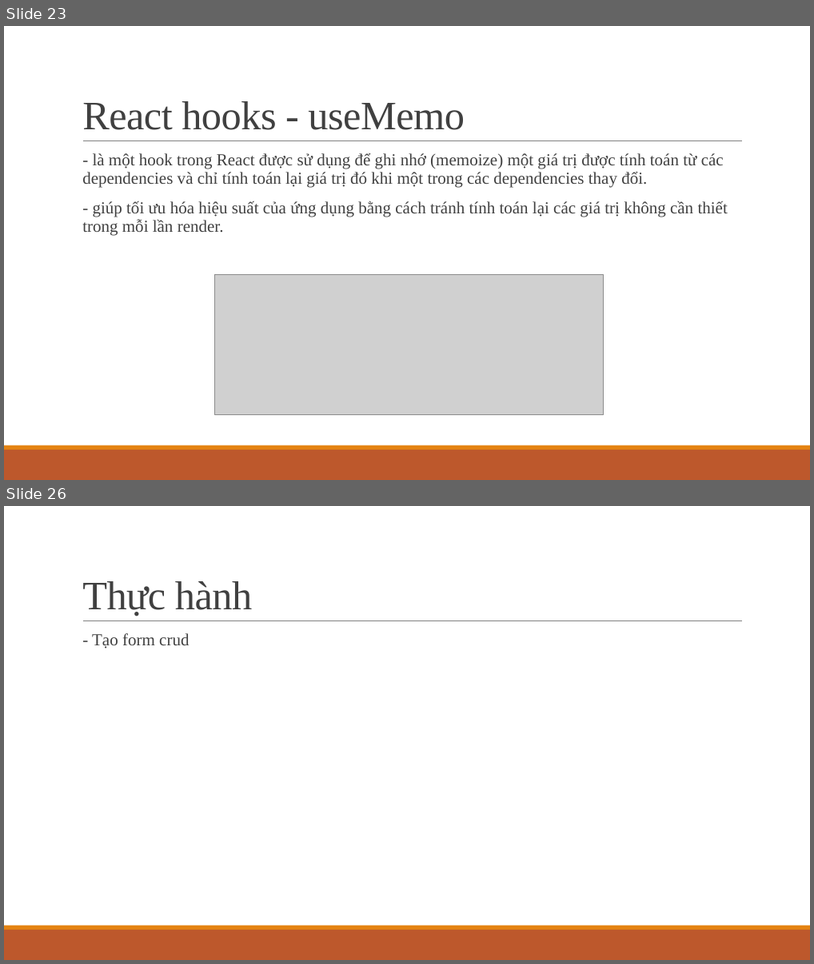
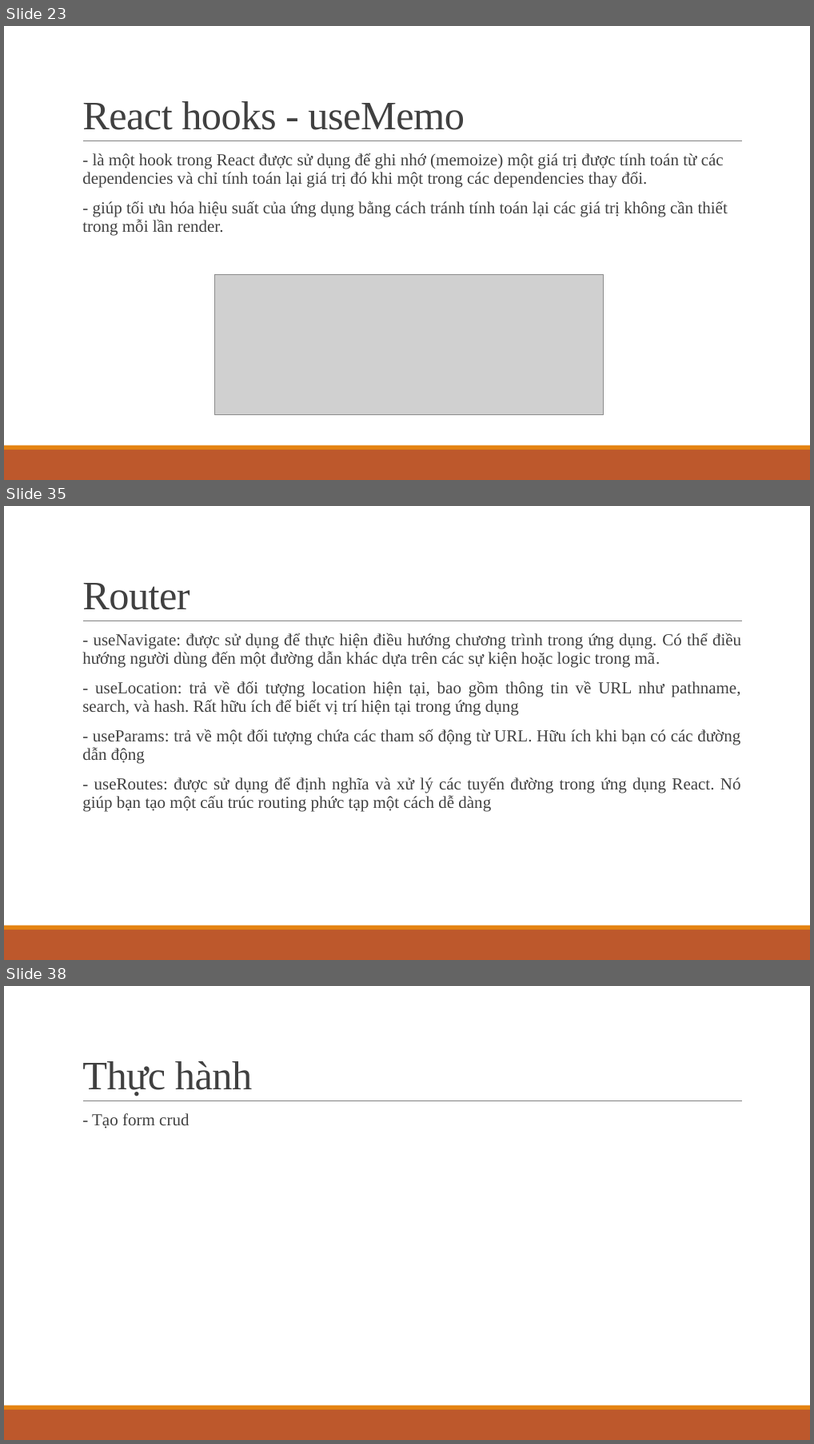
Before and after one commit to ddinhftieens/tranning-react, a slide deck: react_ts.pptx. Shown one above the other, each under a label of ours: slides 23 and 26 before the commit, slides 23, 35 and 38 after it; the slides between them are not shown. The pictures are 814x964 and 814x1444 pixels, drawn with LibreOffice and Linux fonts; fonts in the diff are those of the drawing; grey boxes stand for pictures. Boxes give left, top, right and bottom in pixels: in the first picture for what was removed or moved away, otherwise in the second. Text is boxed around its words. In the diff, an @@ line names an element or a change of style, - is before the commit and + after.

```diff
--- a/react_ts.pptx
+++ b/react_ts.pptx
@@ slide 35 added at box(4, 506, 810, 960), background #FFFFFF; not listed: 3 template elements that a slide beside it also shows @@
@@ title added at box(82, 583, 190, 610), 48 pt, text #404040 @@
+Router
@@ text added at box(82, 632, 742, 812), 20 pt, text #404040 @@
+  - useNavigate: được sử dụng để thực hiện điều hướng chương trình trong ứng dụng. Có thể điều hướng người dùng đến một đường dẫn khác dựa trên các sự kiện hoặc logic trong mã.
+  - useLocation: trả về đối tượng location hiện tại, bao gồm thông tin về URL như pathname, search, và hash. Rất hữu ích để biết vị trí hiện tại trong ứng dụng
+  - useParams: trả về một đối tượng chứa các tham số động từ URL. Hữu ích khi bạn có các đường dẫn động
+  - useRoutes: được sử dụng để định nghĩa và xử lý các tuyến đường trong ứng dụng React. Nó giúp bạn tạo một cấu trúc routing phức tạp một cách dễ dàng
@@ what was slide 26 is now slide 38 @@
```
Also in this commit, not shown: 1 slide changed, 12 other slides added, 1 slide removed.
